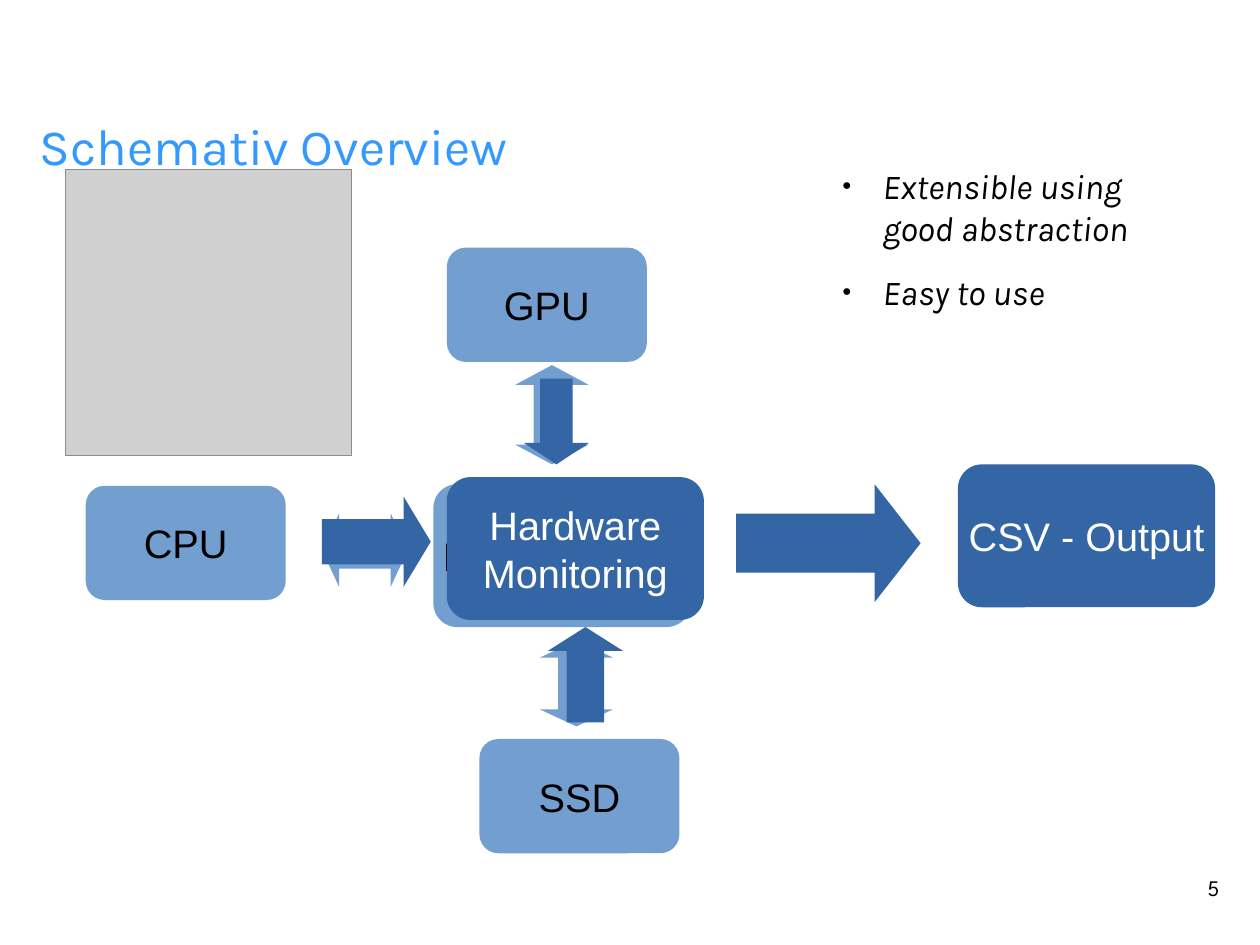
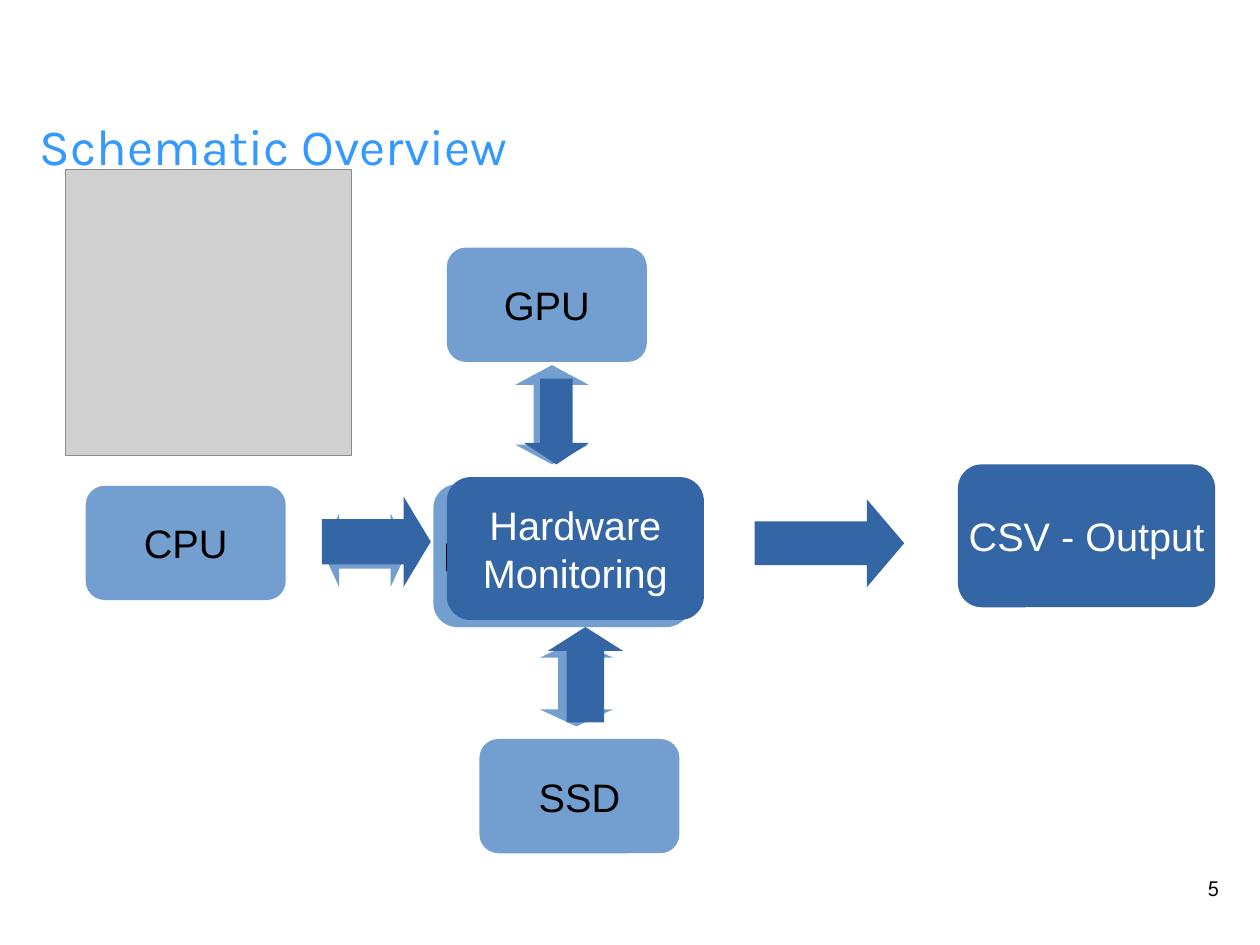
Before and after one commit to fhilprec/HardwareMonitoring, a slide deck: slide 5 of ProjectPresentation.odp. Drawn at 1260x945 pixels with LibreOffice and Linux fonts; fonts in the diff are those of the drawing; grey boxes stand for pictures; background and template pictures are left out. Boxes give left, top, right and bottom in pixels: in the first picture for what was removed or moved away, otherwise in the second. Text is boxed around its words. In the diff, an @@ line names an element or a change of style, - is before the commit and + after.

```diff
--- a/ProjectPresentation.odp
+++ b/ProjectPresentation.odp
@@ title at bbox=[40, 130, 508, 177]: text changed @@
-Schemativ Overview
+Schematic Overview
@@ text removed at bbox=[883, 175, 1128, 314] @@
-● Extensible using good abstraction
-● Easy to use
@@ right arrow: place and size @@
-right arrow at bbox=[736, 485, 920, 603]
+right arrow at bbox=[755, 500, 904, 588]
@@ right arrow at bbox=[755, 500, 904, 588]: proportions changed @@
```
Also in this commit, not shown: 5 other slides changed, 1 other file.
